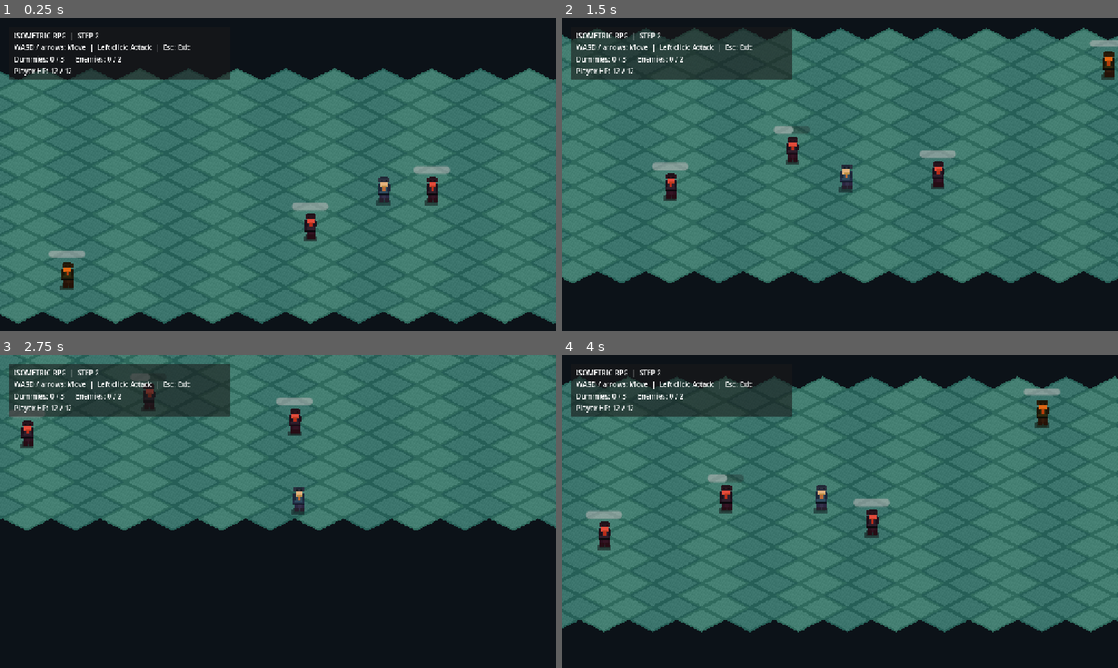
Above: before the commit, frames 1-4 (two rows, left to right).
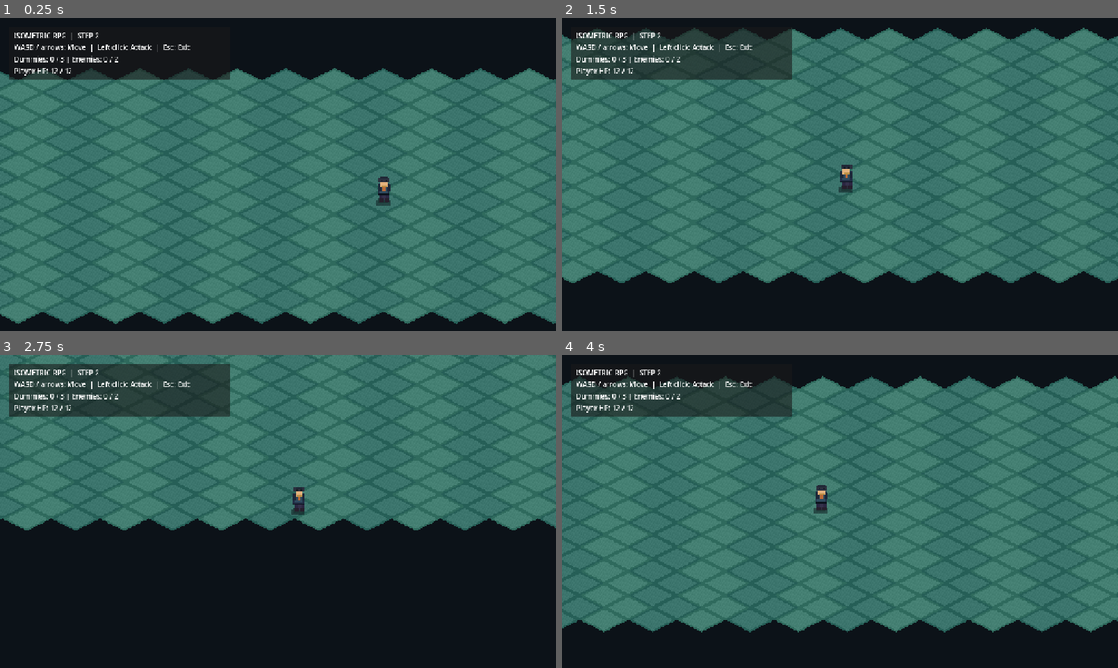
Above: after the commit, the same moments.

Repository: limbit95/isometric-rpg
Game: Godot game, scene res://scenes/main.tscn
Same seed, same stepped clock (60 frames per second), same inputs: the game is played once before the commit and once after it.
Inputs (mouse positions are in pixels of both pictures, inside the frame that each line leads up to):
- Up to frame 1 (0.25 s): no input
- Up to frame 2 (1.5 s): tap Enter at 0.5 s; move the mouse to (962, 158) at 0.52 s; hold D (move_right) 0.53-1.28 s; click (962, 158) at 0.67 s; move the mouse to (728, 190) at 1.27 s; hold S (move_down) from 1.28 s (still down)
- Up to frame 3 (2.75 s): move the mouse to (333, 442) at 2.02 s; release S (move_down) at 2.03 s; hold D (move_right) from 2.03 s (still down)
- Up to frame 4 (4 s): move the mouse to (812, 574) at 2.77 s; release D (move_right) at 2.78 s; hold W (move_up) 2.78-3.53 s; click (812, 574) at 2.92 s; move the mouse to (1006, 558) at 3.52 s; hold A (move_left) from 3.53 s (still down)

The runs differ from the first frame. In frame 1, 1.2% of the frame differs, in the area x 8-81%, y 12-87%; in frame 2, 1.4%; in frame 3, 1.0%; in frame 4, 1.5%, in the area x 4-90%, y 10-63%.
Error after the commit: Invalid access to property or key 'mana_changed' on a base object of type 'null instance'. (res://scripts/game/main.gd:44)

Commit message:
feat(step3): bind Q/E and update mana/skill HUD

Diff:
--- a/scripts/game/main.gd
+++ b/scripts/game/main.gd
@@ -1,11 +1,13 @@
 extends Node2D
-## STEP 2 composition root: arena spawns and HUD, not AI or combat rules.
+## STEP 3 composition root: arena spawns and HUD. Combat/skills are separate components.
 
 const INPUT_BINDINGS: Dictionary = {
     "move_left": [KEY_A, KEY_LEFT],
     "move_right": [KEY_D, KEY_RIGHT],
     "move_up": [KEY_W, KEY_UP],
     "move_down": [KEY_S, KEY_DOWN],
+    "skill_cone": [KEY_Q],
+    "skill_bolt": [KEY_E],
 }
 const SPAWN_CELL: Vector2i = Vector2i(10, 10)
 const TRAINING_DUMMY_SCENE: PackedScene = preload("res://scenes/enemies/training_dummy.tscn")
@@ -26,8 +28,12 @@
 @onready var world: TileMapLayer = $World
 @onready var player: CharacterBody2D = $Player
 @onready var player_health: HealthComponent = $Player/HealthComponent
+@onready var player_mana: ManaComponent = $Player/ManaComponent
+@onready var player_skills: Node2D = $Player/Skills
 @onready var status_label: Label = $HUD/PanelContainer/MarginContainer/VBoxContainer/Status
 @onready var player_health_label: Label = $HUD/PanelContainer/MarginContainer/VBoxContainer/PlayerHealth
+@onready var player_mana_label: Label = $HUD/PanelContainer/MarginContainer/VBoxContainer/PlayerMana
+@onready var skill_status_label: Label = $HUD/PanelContainer/MarginContainer/VBoxContainer/SkillStatus
 
 
 func _ready() -> void:
@@ -35,10 +41,20 @@
     player.global_position = world.to_global(world.map_to_local(SPAWN_CELL))
     player_health.health_changed.connect(_on_player_health_changed)
     player_health.died.connect(_on_player_died)
+    player_mana.mana_changed.connect(_on_player_mana_changed)
     _spawn_training_targets()
     _spawn_chasers()
     _update_status()
     _on_player_health_changed(player_health.current_health, player_health.max_health)
+    _on_player_mana_changed(player_mana.current_mana, player_mana.max_mana)
+
+
+func _process(_delta: float) -> void:
+    var q_cd: float = float(player_skills.get("cone_cooldown_remaining"))
+    var e_cd: float = float(player_skills.get("bolt_cooldown_remaining"))
+    var q_text: String = "Ready" if q_cd <= 0.0 else "%.1fs" % q_cd
+    var e_text: String = "Ready" if e_cd <= 0.0 else "%.1fs" % e_cd
+    skill_status_label.text = "Q Cone (5 MP): %s  |  E Bolt (7 MP): %s" % [q_text, e_text]
 
 
 func _unhandled_key_input(event: InputEvent) -> void:
@@ -91,6 +107,10 @@
     player_health_label.text = "Player HP: 0 — defeated (restart F5)"
 
 
+func _on_player_mana_changed(current: int, maximum: int) -> void:
+    player_mana_label.text = "Player MP: %d / %d  (+1/s)" % [current, maximum]
+
+
 func _register_move_inputs() -> void:
     for action: String in INPUT_BINDINGS.keys():
         if not InputMap.has_action(action):
